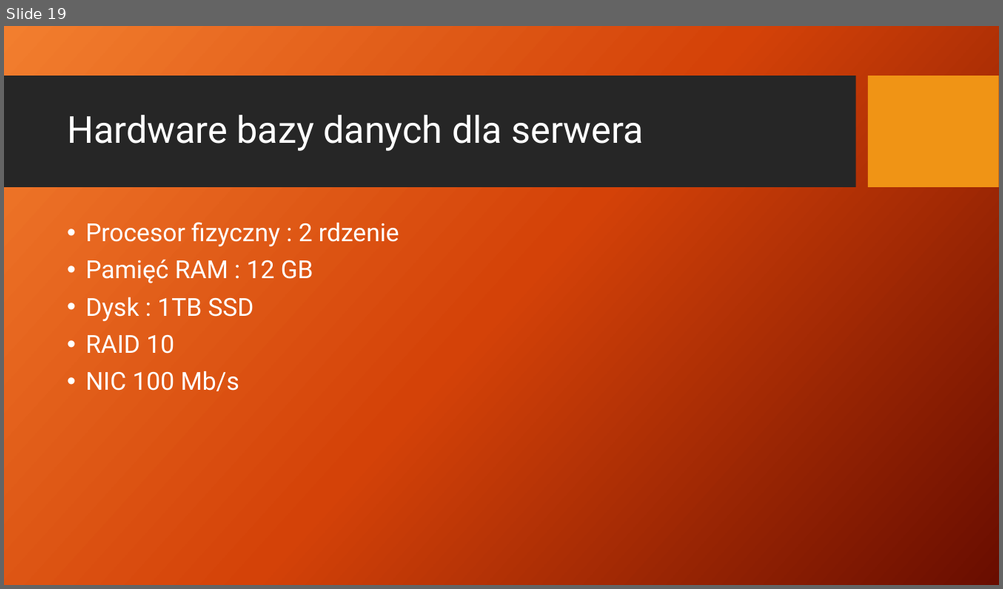
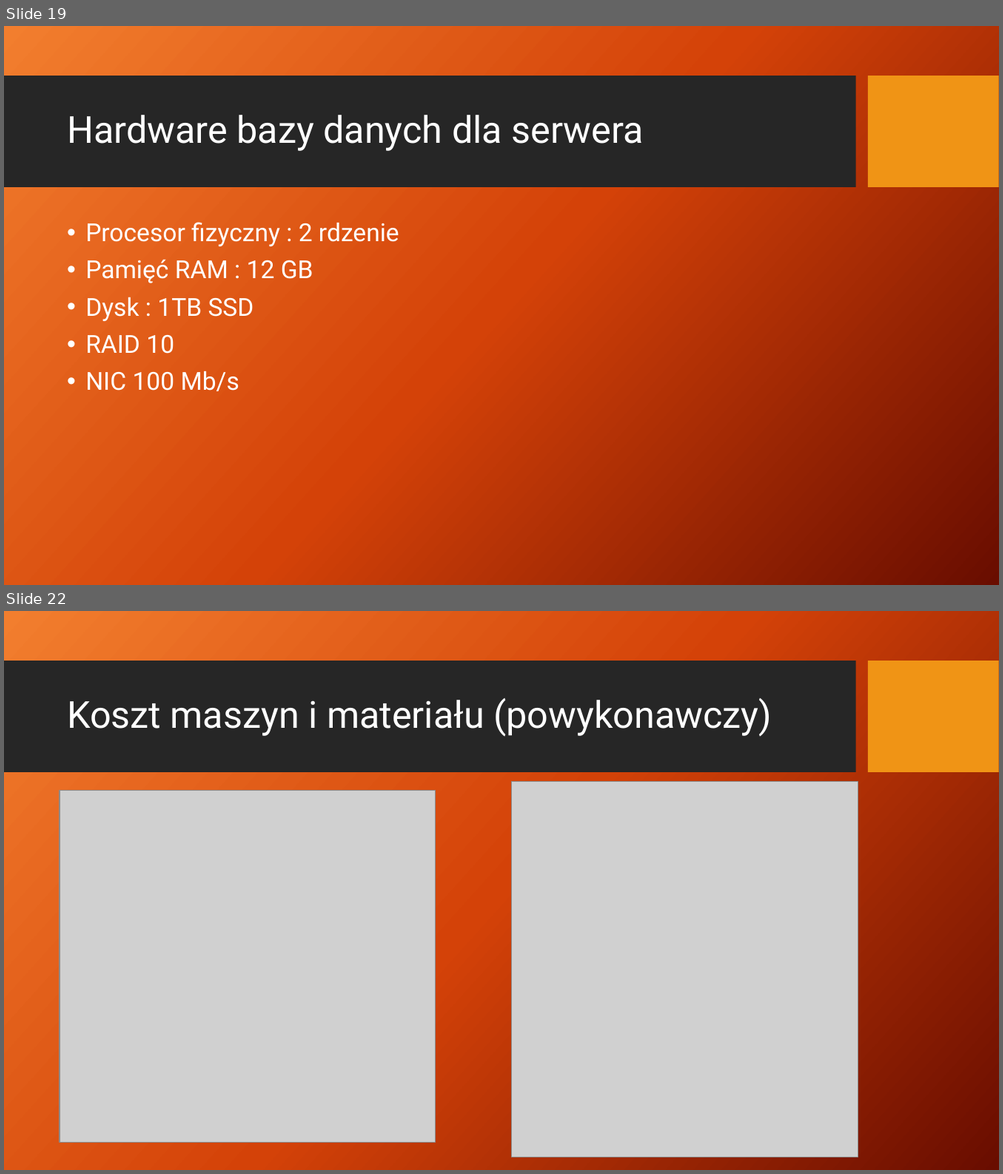
Before and after one commit to rudnickirobert/KWZP2021, a slide deck: Prezentacja.pptx. Shown one above the other, each under a label of ours: slide 19 before the commit, slides 19 and 22 after it; the slides between them are not shown. The pictures are 1003x589 and 1003x1174 pixels, drawn with LibreOffice and Linux fonts; fonts in the diff are those of the drawing; grey boxes stand for pictures; background and template pictures are left out. Boxes give left, top, right and bottom in pixels: in the first picture for what was removed or moved away, otherwise in the second. Text is boxed around its words. In the diff, an @@ line names an element or a change of style, - is before the commit and + after.

```diff
--- a/Prezentacja.pptx
+++ b/Prezentacja.pptx
@@ slide 22 added at box(4, 611, 999, 1170), background picture (left out); not listed: 2 template elements that a slide beside it also shows @@
@@ title added at box(67, 698, 771, 737), 36 pt, text #FFFFFF @@
+Koszt maszyn i materiału (powykonawczy)
@@ picture added at box(512, 782, 857, 1157) @@
@@ picture added at box(60, 790, 435, 1142) @@
```
Also in this commit, not shown: 3 other slides added.
